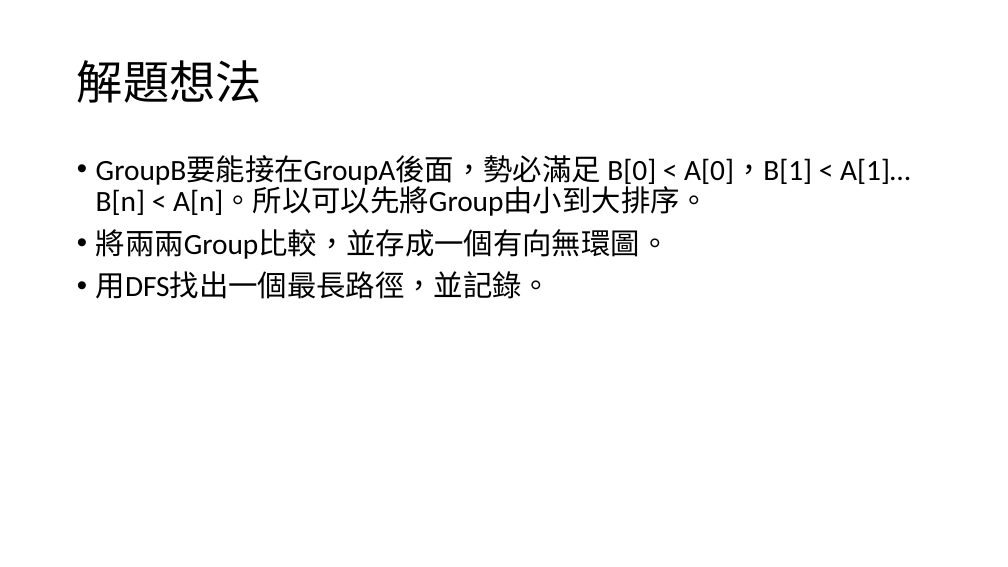
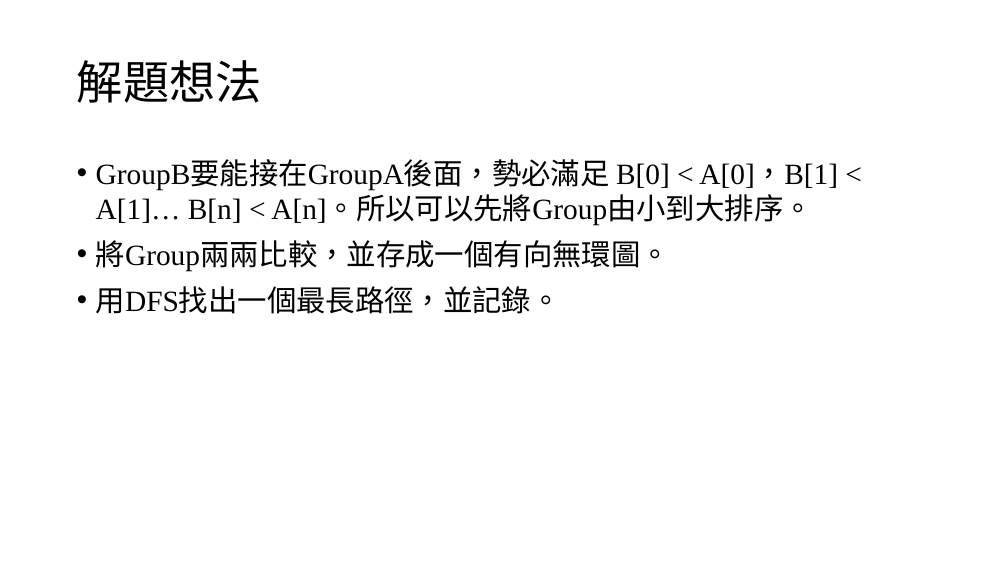
Before and after one commit to louisfghbvc/GenericProgrammingSTL, a slide deck: slide 5 of HW4 應用程式設計/說明.pptx. Drawn at 1008x567 pixels with LibreOffice and Linux fonts; fonts in the diff are those of the drawing. Boxes give left, top, right and bottom in pixels: in the first picture for what was removed or moved away, otherwise in the second. Text is boxed around its words. In the diff, an @@ line names an element or a change of style, - is before the commit and + after.

```diff
--- a/HW4 應用程式設計/說明.pptx
+++ b/HW4 應用程式設計/說明.pptx
@@ text at <box>96,161,838,314</box>: font Calibri to Times New Roman in "GroupB要能接在GroupA後面，勢必滿足 B[0] < A[0]，B[1] < A[1]… B[n] ...", "用DFS找出一個最長路徑，並記錄。"; line spacing 0.9 to 1 @@
@@ text at <box>96,240,670,272</box>: text changed; font Calibri to Times New Roman @@
-• 將兩兩Group比較，並存成一個有向無環圖。
+• 將Group兩兩比較，並存成一個有向無環圖。
```
Also in this commit, not shown: 5 other slides changed.
